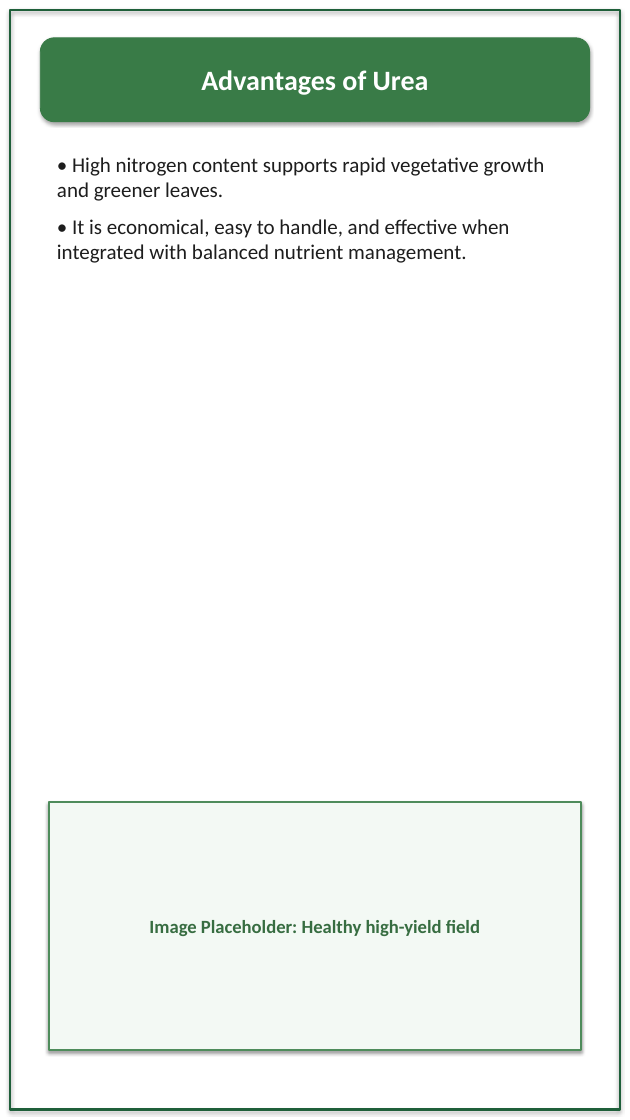
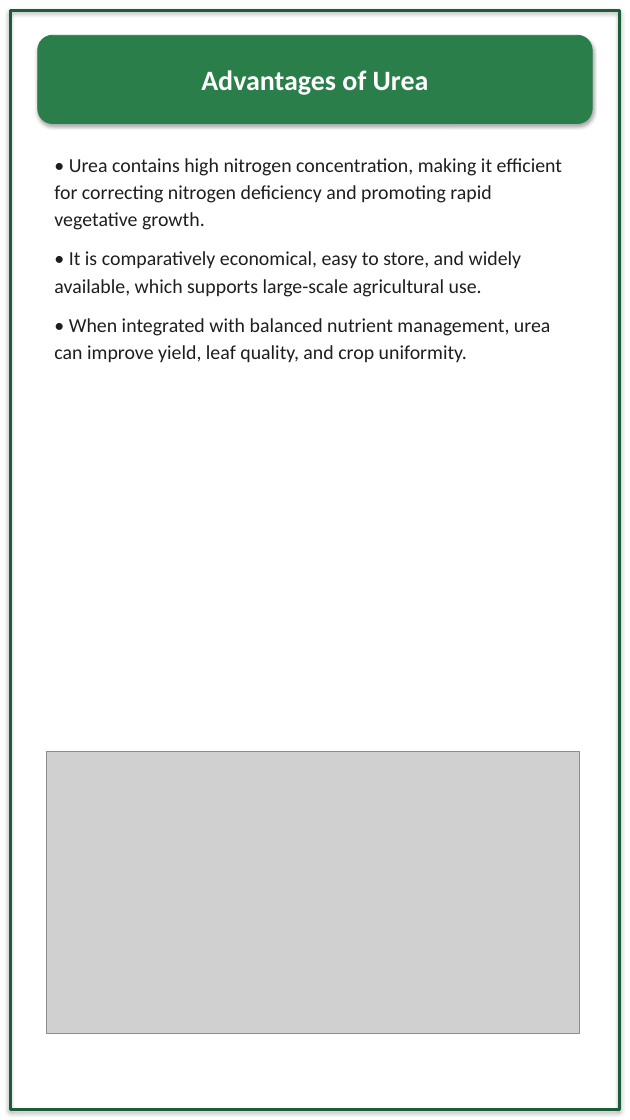
Before and after one commit to rpraut2008-stack/Vinsmoke, a slide deck: slide 16 of Effects_of_Urea_on_Plant_Growth.pptx. Drawn at 630x1120 pixels with LibreOffice and Linux fonts; fonts in the diff are those of the drawing; grey boxes stand for pictures. Boxes give left, top, right and bottom in pixels: in the first picture for what was removed or moved away, otherwise in the second. Text is boxed around its words. In the diff, an @@ line names an element or a change of style, - is before the commit and + after.

```diff
--- a/Effects_of_Urea_on_Plant_Growth.pptx
+++ b/Effects_of_Urea_on_Plant_Growth.pptx
@@ rectangle at <box>10,10,620,1110</box>: outline #1F5F3A 2.2 pt to #1D5C38 2.5 pt @@
@@ rounded rectangle "Advantages of Urea" at <box>38,35,592,123</box>: fill #397B47 to #2A7E49; outline #397B47 0.75 pt to #2A7E49 0.75 pt @@
@@ text at <box>54,158,562,363</box>: text changed; size 18 to 17 pt; text colour #1D1D1D to #1E1E1E @@
-• High nitrogen content supports rapid vegetative growth and greener leaves.
-• It is economical, easy to handle, and effective when integrated with balanced nutrient management.
+• Urea contains high nitrogen concentration, making it efficient for correcting nitrogen deficiency and promoting rapid vegetative growth.
+• It is comparatively economical, easy to store, and widely available, which supports large-scale agricultural use.
+• When integrated with balanced nutrient management, urea can improve yield, leaf quality, and crop uniformity.
@@ picture added at <box>46,752,580,1033</box> @@
@@ rectangle removed at <box>49,802,581,1050</box> @@
-Image Placeholder: Healthy high-yield field
```
Also in this commit, not shown: 10 other slides changed, 12 slides added, 12 slides removed.
